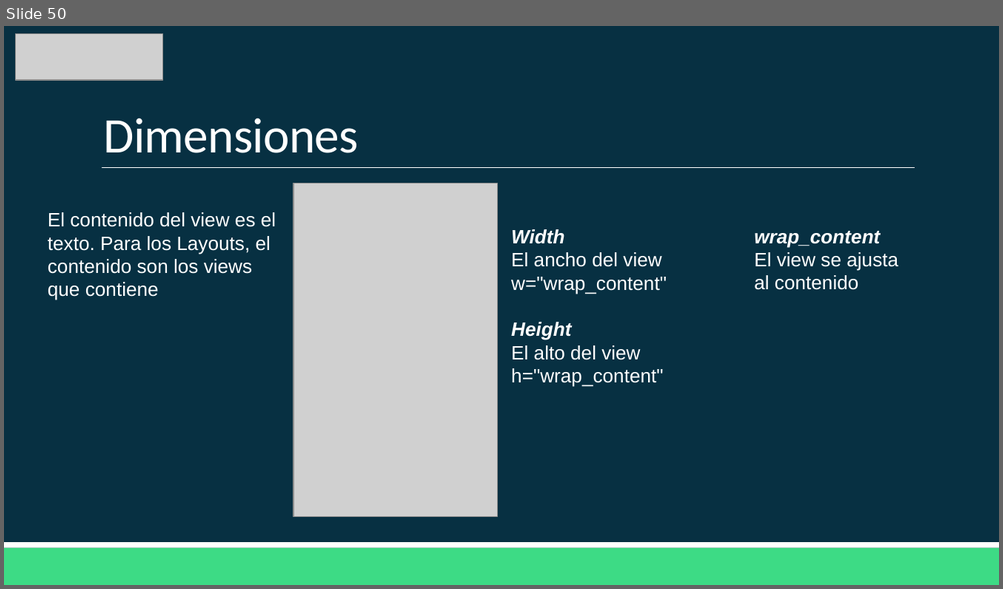
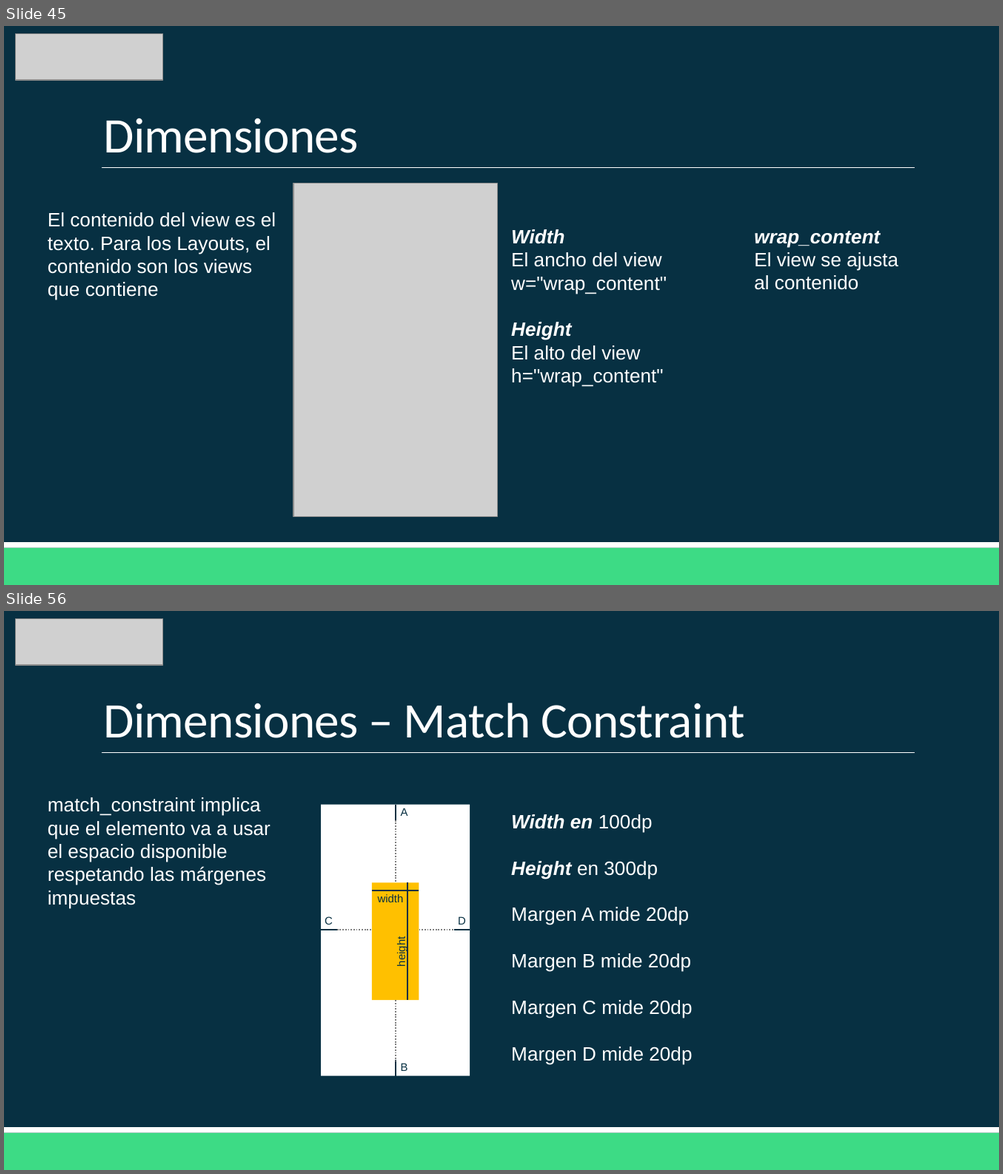
Before and after one commit to Domiciano/AppMoviles202, a slide deck: Semana 1/Clase 1 - Diagramación.pptx. Shown one above the other, each under a label of ours: slide 50 before the commit, slides 45 and 56 after it; the slides between them are not shown. The pictures are 1003x589 and 1003x1174 pixels, drawn with LibreOffice and Linux fonts; fonts in the diff are those of the drawing; grey boxes stand for pictures. Boxes give left, top, right and bottom in pixels: in the first picture for what was removed or moved away, otherwise in the second. Text is boxed around its words. In the diff, an @@ line names an element or a change of style, - is before the commit and + after.

```diff
--- a/Semana 1/Clase 1 - Diagramación.pptx
+++ b/Semana 1/Clase 1 - Diagramación.pptx
@@ slide 56 added at [4,611,999,1170], background #073042; not listed: 3 template elements that a slide beside it also shows @@
@@ picture added at [16,619,163,666] @@
@@ title added at [103,703,744,738], 36 pt, text #FFFFFF @@
+Dimensiones – Match Constraint
@@ text added at [48,797,270,909], 14 pt, text #FFFFFF @@
+match_constraint implica que el elemento va a usar el espacio disponible respetando las márgenes impuestas
@@ rectangle added at [321,805,470,1076], fill #FFFFFF @@
@@ line added from (395, 820) to (395, 805), #073042 1 pt @@
@@ text added at [401,808,408,816], 8 pt, text #073042 @@
+A
@@ line added from (395, 820) to (395, 883), #808080 1 pt dashed @@
@@ text added at [511,815,691,1065], 14 pt, text #FFFFFF @@
+Width en 100dp
+Height en 300dp
+Margen A mide 20dp
+Margen B mide 20dp
+Margen C mide 20dp
+Margen D mide 20dp
@@ rectangle added at [372,883,418,1000], fill #FFC000 @@
@@ line added from (372, 891) to (418, 891), #073042 1 pt @@
@@ text added at [378,894,404,903], 8 pt, text #073042 @@
+width
@@ line added from (408, 883) to (408, 1000), #073042 1 pt @@
@@ text added at [324,917,333,925], 8 pt, text #073042 @@
+C
@@ text added at [458,917,466,925], 8 pt, text #073042 @@
+D
@@ line added from (321, 930) to (337, 930), #073042 1 pt @@
@@ line added from (337, 930) to (372, 930), #808080 1 pt dashed @@
@@ text added at [395,940,407,966], 8 pt, text #073042 @@
+height
@@ line added from (418, 930) to (453, 930), #808080 1 pt dashed @@
@@ line added from (455, 930) to (469, 930), #073042 1 pt @@
@@ line added from (395, 1000) to (395, 1062), #808080 1 pt dashed @@
@@ line added from (395, 1076) to (395, 1060), #073042 1 pt @@
@@ text added at [401,1063,408,1071], 8 pt, text #073042 @@
+B
@@ what was slide 50 is now slide 45 @@
```
Also in this commit, not shown: 6 slides changed, 18 other slides added, 15 slides removed.
